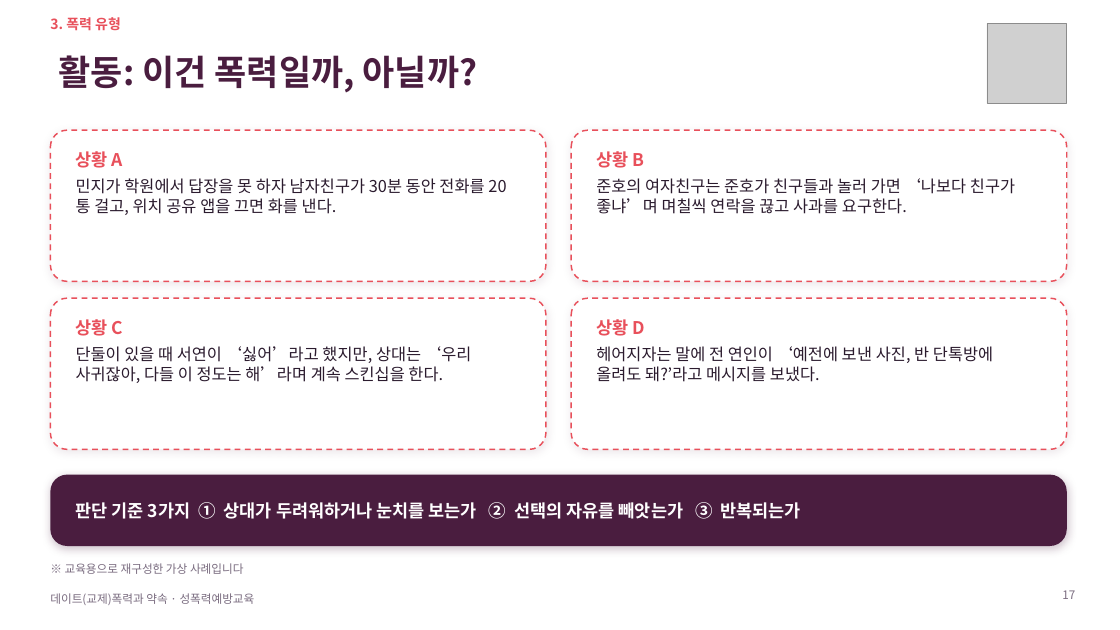
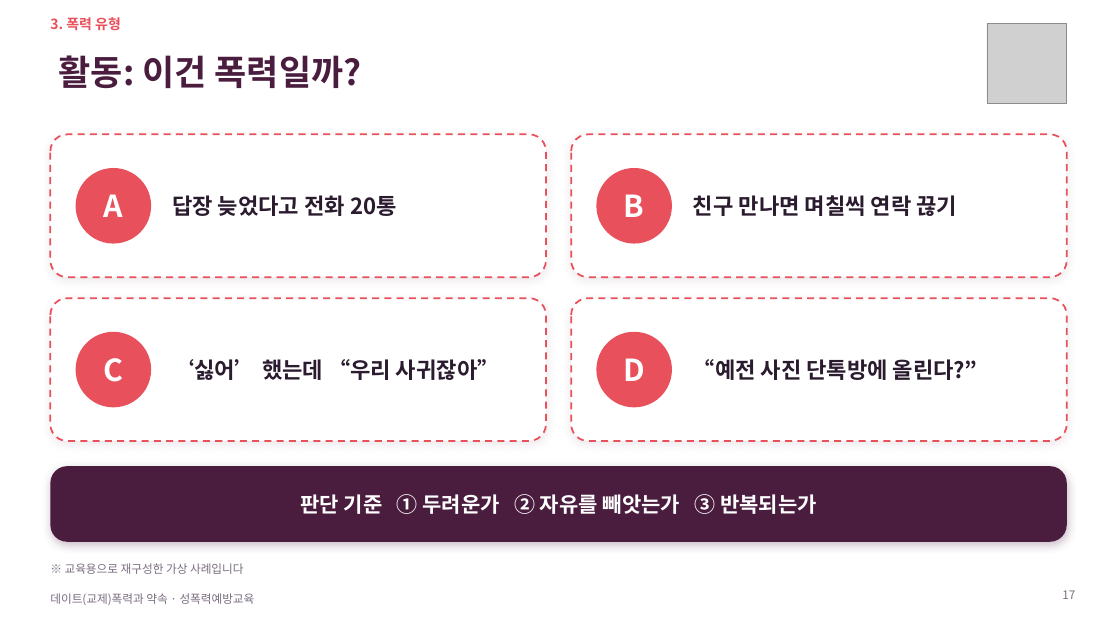
Before and after one commit to ash1234a/security-research-learning, a slide deck: slide 17 of 데이트폭력과_약속.pptx. Drawn at 1120x630 pixels with LibreOffice and Linux fonts; fonts in the diff are those of the drawing; grey boxes stand for pictures; background and template pictures are left out. Boxes give left, top, right and bottom in pixels: in the first picture for what was removed or moved away, otherwise in the second. Text is boxed around its words. In the diff, an @@ line names an element or a change of style, - is before the commit and + after.

```diff
--- a/데이트폭력과_약속.pptx
+++ b/데이트폭력과_약속.pptx
@@ title at (59,55,362,88): text changed @@
-활동: 이건 폭력일까, 아닐까?
+활동: 이건 폭력일까?
@@ rounded rectangle: place and size @@
-rounded rectangle at (50,130,546,281)
+rounded rectangle at (50,134,546,277)
@@ rounded rectangle: place and size @@
-rounded rectangle at (571,130,1067,281)
+rounded rectangle at (571,134,1067,277)
@@ text removed at (76,178,484,215) @@
-민지가 학원에서 답장을 못 하자 남자친구가 30분 동안 전화를 20통 걸고, 위치 공유 앱을 끄면 화를 낸다.
@@ ellipse added at (76,168,151,244), fill #E8505B @@
@@ text removed at (596,178,1015,214) @@
-준호의 여자친구는 준호가 친구들과 놀러 가면 ‘나보다 친구가 좋냐’며 며칠씩 연락을 끊고 사과를 요구한다.
@@ ellipse added at (597,168,672,244), fill #E8505B @@
@@ text at (104,194,123,217): text changed; size 15 to 26 pt; text colour #E8505B to #FFFFFF @@
-상황 A
+A
@@ text added at (172,195,396,216), 19 pt, text #2B1B2E, bold @@
+답장 늦었다고 전화 20통
@@ text at (624,194,645,217): text changed; size 15 to 26 pt; text colour #E8505B to #FFFFFF @@
-상황 B
+B
@@ text added at (693,195,958,216), 19 pt, text #2B1B2E, bold @@
+친구 만나면 며칠씩 연락 끊기
@@ rounded rectangle: place and size @@
-rounded rectangle at (50,298,546,450)
+rounded rectangle at (50,298,546,441)
@@ text "‘싫어’ 했는데 “우리 사귀잖아”" at (172,359,500,380): vertical alignment top to middle @@
@@ outline #E8505B 1.25 pt dashed to #E8505B 1.5 pt dashed; proportions changed in 4 elements at (50,134,546,277), (571,134,1067,277), (50,298,546,441), (571,298,1067,441) @@
@@ rounded rectangle: place and size @@
-rounded rectangle at (571,298,1067,450)
+rounded rectangle at (571,298,1067,441)
@@ text "“예전 사진 단톡방에 올린다?”" at (693,359,977,380): vertical alignment top to middle @@
@@ ellipse added at (76,332,151,408), fill #E8505B @@
@@ text at (103,358,123,382): text changed; size 15 to 26 pt; text colour #E8505B to #FFFFFF @@
-상황 C
+C
@@ text at (172,359,500,380): text changed; size 14 to 19 pt; bold on @@
-단둘이 있을 때 서연이 ‘싫어’라고 했지만, 상대는 ‘우리 사귀잖아, 다들 이 정도는 해’라며 계속 스킨십을 한다.
+‘싫어’ 했는데 “우리 사귀잖아”
@@ ellipse added at (597,332,672,408), fill #E8505B @@
@@ text at (623,358,645,381): text changed; size 15 to 26 pt; text colour #E8505B to #FFFFFF @@
-상황 D
+D
@@ text at (693,359,977,380): text changed; size 14 to 19 pt; bold on @@
-헤어지자는 말에 전 연인이 ‘예전에 보낸 사진, 반 단톡방에 올려도 돼?’라고 메시지를 보냈다.
+“예전 사진 단톡방에 올린다?”
@@ rounded rectangle: place and size @@
-rounded rectangle at (50,475,1067,546)
+rounded rectangle at (50,466,1067,542)
@@ rounded rectangle at (50,466,1067,542): proportions changed @@
@@ text at (301,494,817,514): text changed; size 15 to 18 pt @@
-판단 기준 3가지 ① 상대가 두려워하거나 눈치를 보는가 ② 선택의 자유를 빼앗는가 ③ 반복되는가
+판단 기준 ① 두려운가 ② 자유를 빼앗는가 ③ 반복되는가
```
Also in this commit, not shown: 20 other slides changed, 7 slides added, 8 slides removed.
